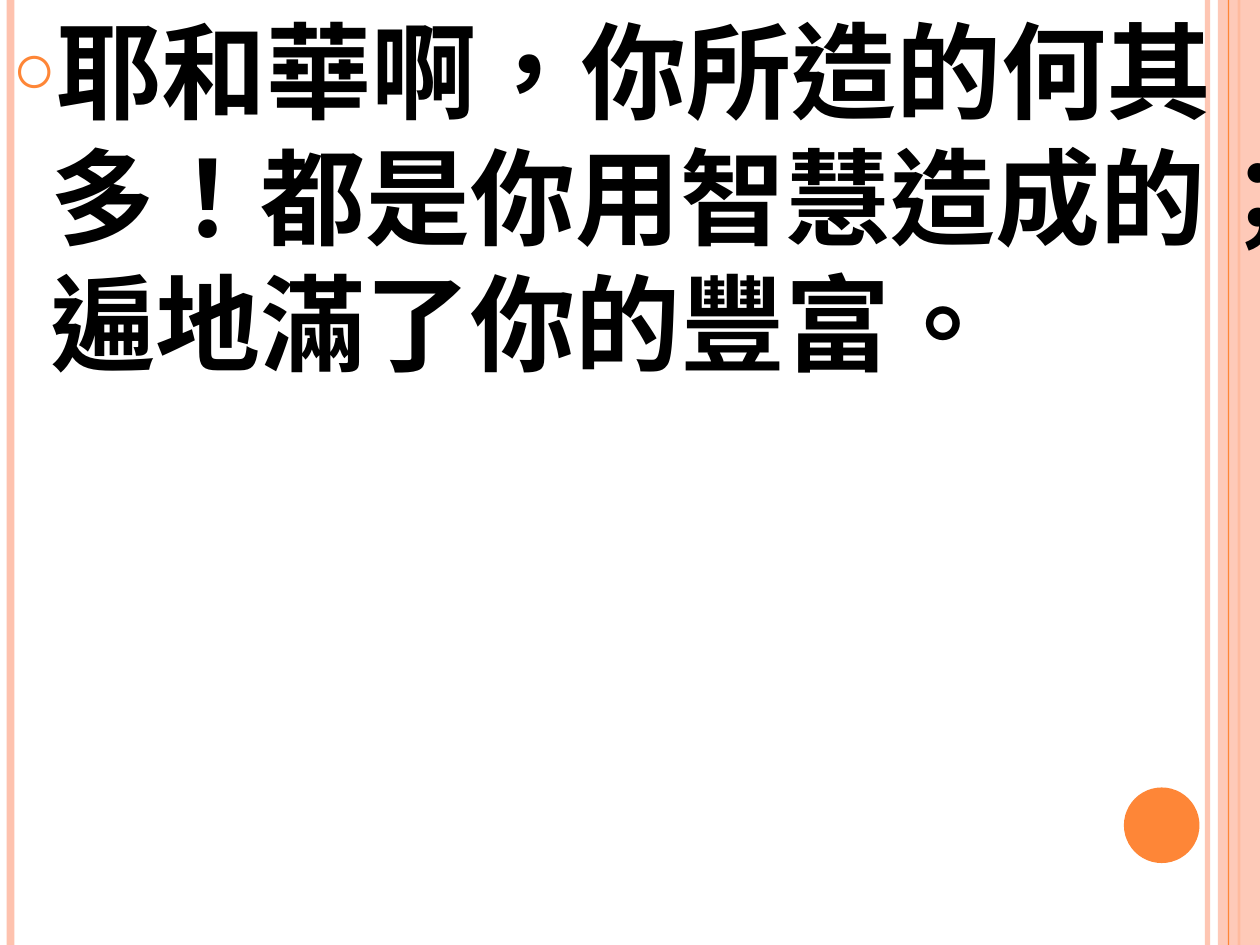
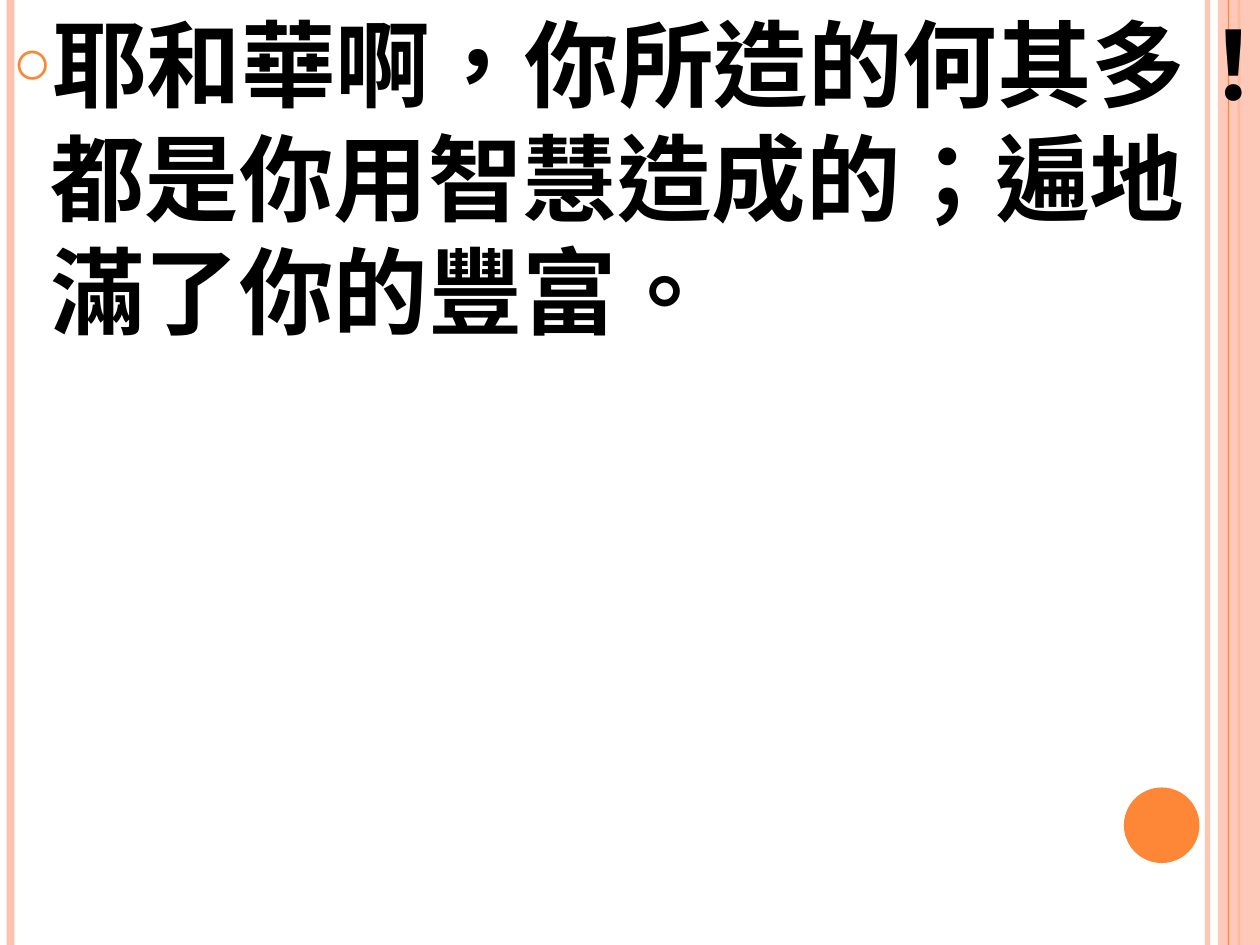
Before and after one commit to batisuoc/worship-resources, a slide deck: slide 5 of 2奇妙作為.pptx (slide 6 before the commit). Drawn at 1260x945 pixels with LibreOffice and Linux fonts; fonts in the diff are those of the drawing. Boxes give left, top, right and bottom in pixels: in the first picture for what was removed or moved away, otherwise in the second. Text is boxed around its words. In the diff, an @@ line names an element or a change of style, - is before the commit and + after.

```diff
--- a/2奇妙作為.pptx
+++ b/2奇妙作為.pptx
@@ text "耶和華啊，你所造的何其多！都是你用智慧造成的；遍地滿了你的豐富。" at <box>50,4,1260,336</box>: size 60 to 54 pt @@
```
Also in this commit, not shown: 3 other slides changed, 1 slide removed, 8 other files.
